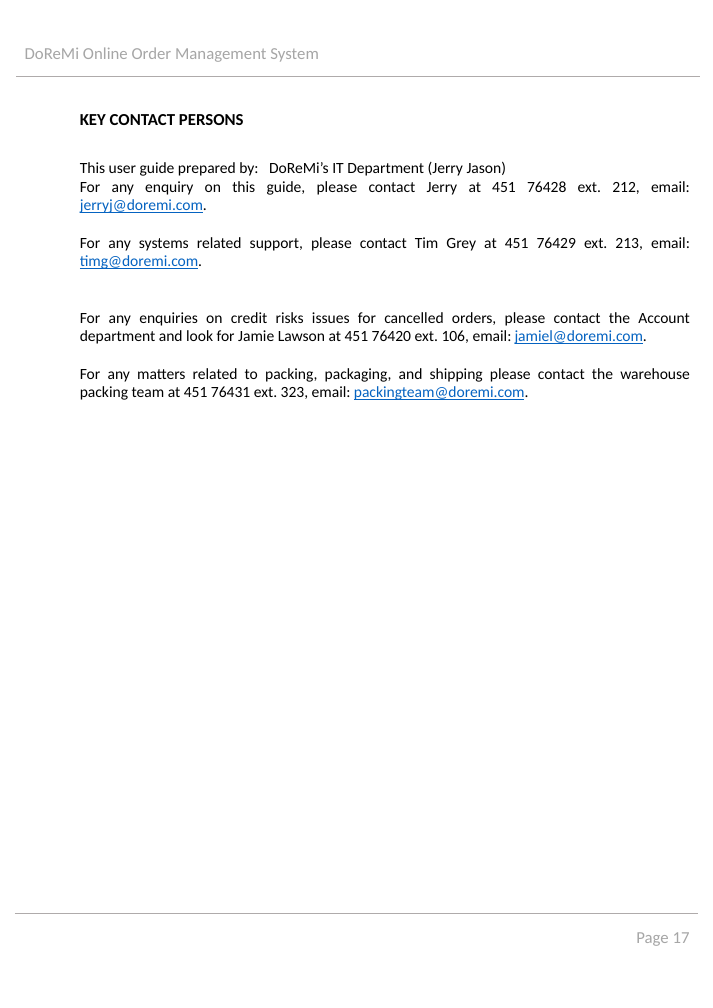
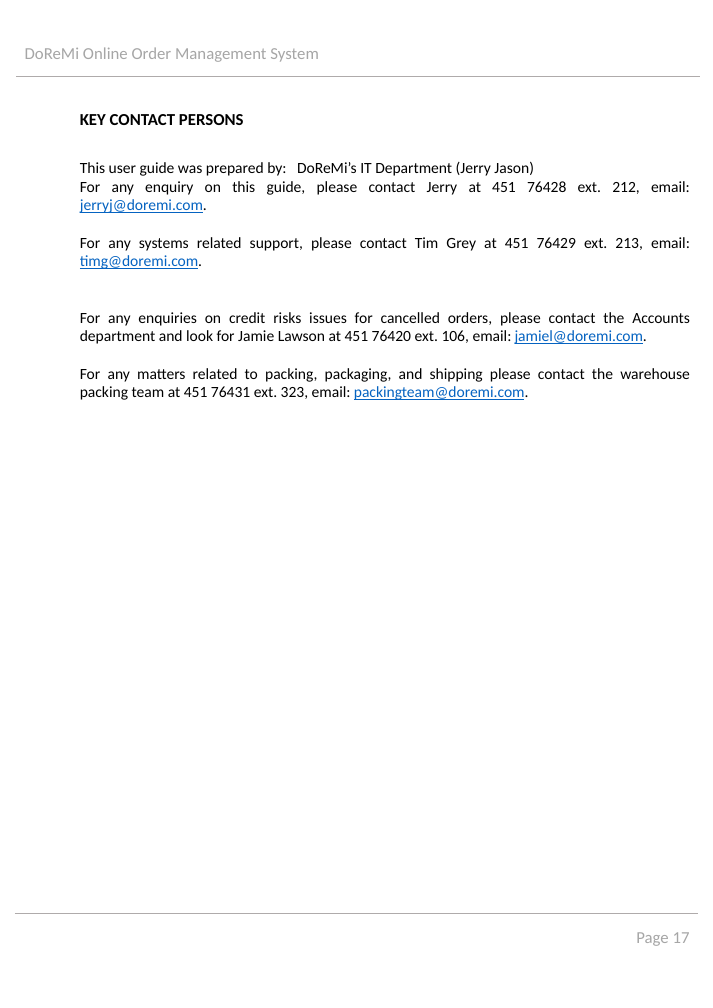
Before and after one commit to chadng/IRS-MR-2019-01-19-IS1PT-GRP-X-Men-Online_Order_Management_System, a slide deck: slide 18 of UserGuide/User Guide v1.3.pptx. Drawn at 713x1008 pixels with LibreOffice and Linux fonts; fonts in the diff are those of the drawing. Boxes give left, top, right and bottom in pixels: in the first picture for what was removed or moved away, otherwise in the second. Text is boxed around its words. In the diff, an @@ line names an element or a change of style, - is before the commit and + after.

```diff
--- a/UserGuide/User Guide v1.3.pptx
+++ b/UserGuide/User Guide v1.3.pptx
@@ text at [80, 161, 534, 176]: text changed @@
-This user guide prepared by: DoReMi’s IT Department (Jerry Jason)
+This user guide was prepared by: DoReMi’s IT Department (Jerry Jason)
@@ text at [80, 312, 690, 344]: text changed @@
-For any enquiries on credit risks issues for cancelled orders, please contact the Account department and look for Jamie Lawson at 451 76420 ext. 106, email: jamiel@doremi.com.
+For any enquiries on credit risks issues for cancelled orders, please contact the Accounts department and look for Jamie Lawson at 451 76420 ext. 106, email: jamiel@doremi.com.
```
Also in this commit, not shown: 1 other file.
